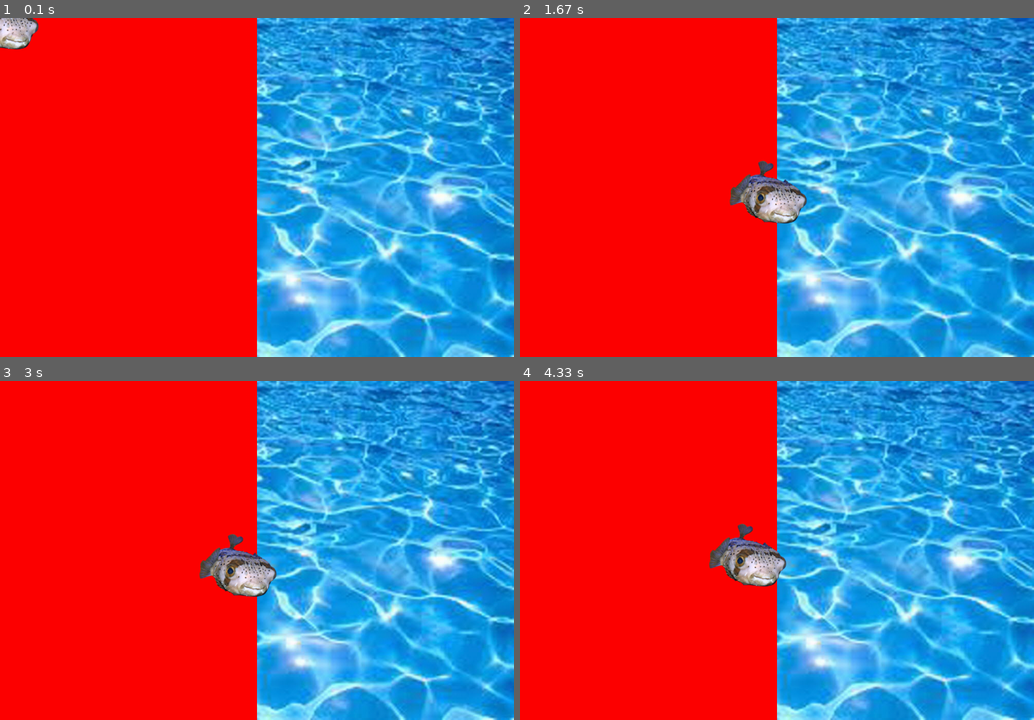
Above: before the commit, frames 1-4 (two rows, left to right).
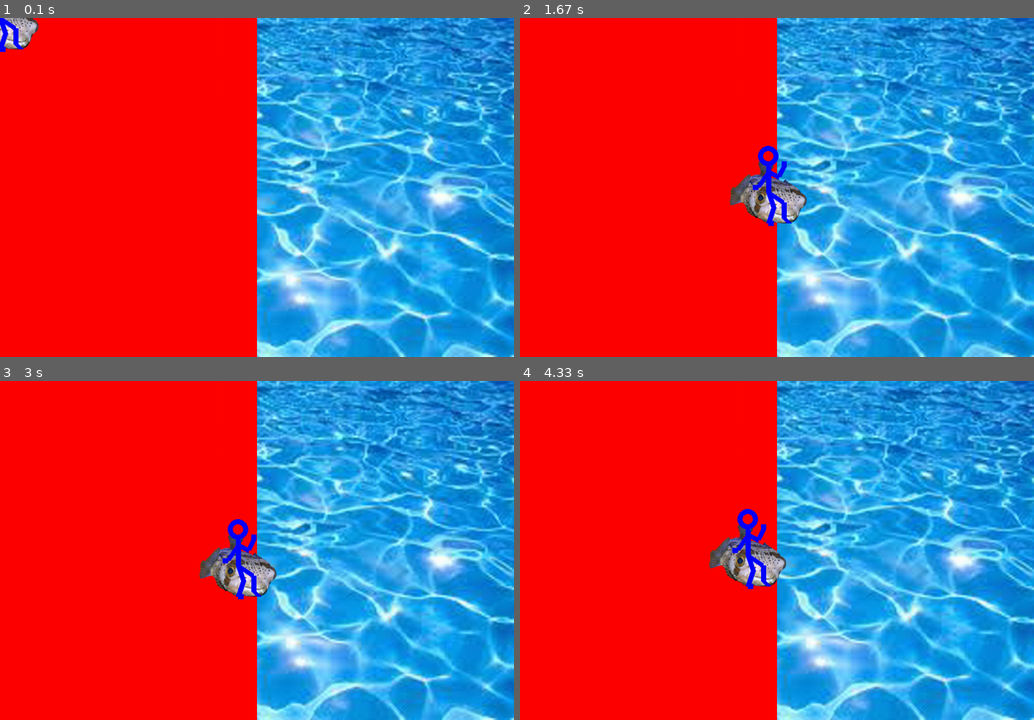
Above: after the commit, the same moments.

Repository: latuszek-piotr/gimnazjum-pygame
Game: pygame game, started from luk.py
The game is run twice, just before and just after one commit, with the same random seed, the same clock (stepped at 60 frames per second) and the same inputs. The source is Python 2; it was converted automatically to run under Python 3.
Inputs (mouse positions are in pixels of both pictures, inside the frame that each line leads up to):
- Up to frame 1 (0.1 s): no input
- Up to frame 2 (1.67 s): hold Right 0.33-0.8 s; move the mouse to (756, 201) at 0.37 s; hold Up 0.83-1.33 s; hold Right from 1.37 s (still down)
- Up to frame 3 (3 s): release Right at 1.97 s; hold Left 2-2.65 s; hold Down from 2.68 s (still down)
- Up to frame 4 (4.33 s): release Down at 3.37 s; hold Left 3.4-4.1 s; hold Up from 4.13 s (still down)

The runs differ from the first frame. In frame 1, 0.2% of the frame differs, in the area x 0-5%, y 0-11%; in frame 2, 0.6%; in frame 3, 0.6%; in frame 4, 0.6%, in the area x 41-49%, y 37-62%.

Commit message:
Grafika kreskowa ludzika

Diff:
--- a/luk.py
+++ b/luk.py
@@ -37,6 +37,21 @@
     szerokosc = grafika.get_width()
     wysokosc = grafika.get_height()
     screen.blit(grafika, (x-szerokosc/2, y-wysokosc/2))
+    rysuj_ludzik(screen,x,y)
+
+def rysuj_ludzik(screen,x,y):
+    grubosclini = 10
+    lewa_reka = [(x-30,y-10),(x-20,y-10),(x,y-40)]
+    lewa_noga = [(x+10,y+60),(x,y+60),(x+10,y+30),(x,y)]
+    prawa_noga = [(x+40,y+60),(x+30,y+50),(x+30,y+20),(x,y)]
+    korpus = [(x,y),(x,y-40),(x,y-50)]
+    prawa_reka = [(x,y-40),(x+20,y-30),(x+30,y-50),(x+30,y-60)]
+    pygame.draw.lines (screen, blue, False, lewa_noga,grubosclini)
+    pygame.draw.lines (screen, blue, False, prawa_noga,grubosclini)
+    pygame.draw.lines (screen, blue, False, korpus,grubosclini)
+    pygame.draw.lines (screen, blue, False, prawa_reka,grubosclini)
+    pygame.draw.circle(screen, blue, (x,y-70), 20, grubosclini)
+    pygame.draw.lines (screen, blue, False, lewa_reka,grubosclini)
 
 # utworzenie okna
 window = pygame.display.set_mode((1000, 660))
@@ -88,7 +103,8 @@
 
 blue = (0,0,255)
 red = (255,0,0)
-
+green = (0,255,0)
+jakis = (69,69,69)
 grafika_wody = pygame.image.load('grafika/woda.jpg')
 grafika_ogien = pygame.image.load('grafika/ogien.jpg')
 dz = open('dzwiek/jesterdie_03.wav')
